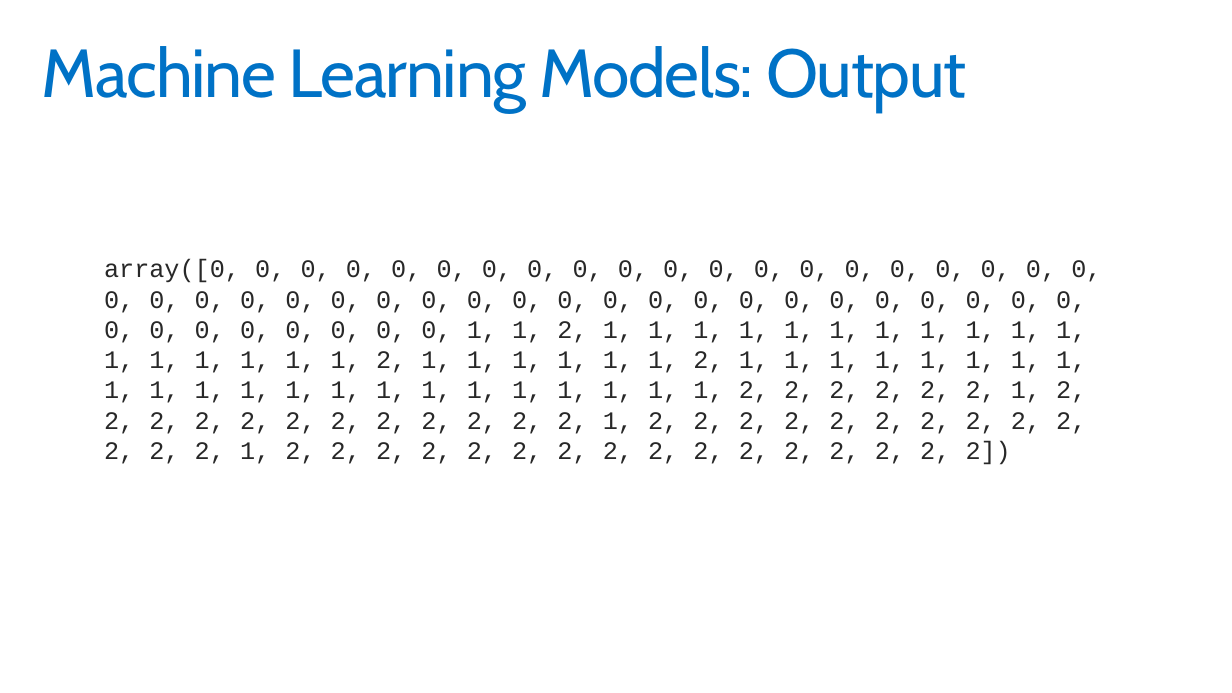
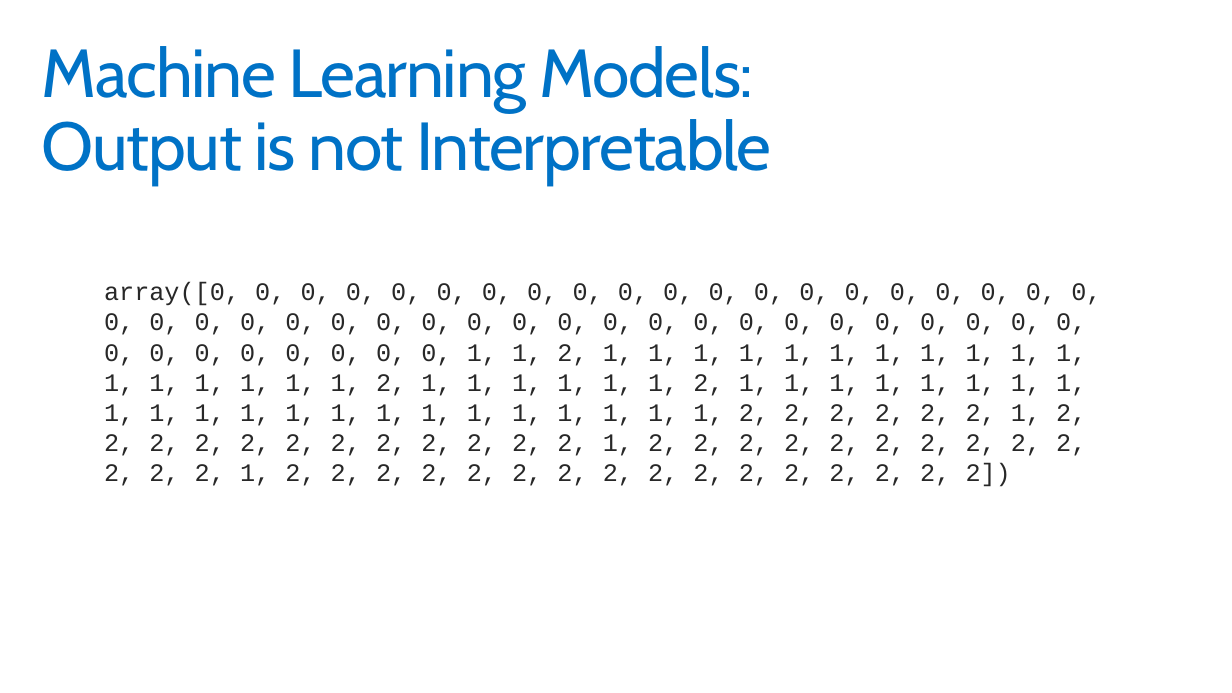
Before and after one commit to PKing70/LIMEaid, a slide deck: slide 5 of docs/Data515TechReview.pptx. Drawn at 1232x693 pixels with LibreOffice and Linux fonts; fonts in the diff are those of the drawing; background and template pictures are left out. Boxes give left, top, right and bottom in pixels: in the first picture for what was removed or moved away, otherwise in the second. Text is boxed around its words. In the diff, an @@ line names an element or a change of style, - is before the commit and + after.

```diff
--- a/docs/Data515TechReview.pptx
+++ b/docs/Data515TechReview.pptx
@@ title at (42, 46, 771, 186): text changed @@
-Machine Learning Models: Output
+Machine Learning Models:
+Output is not Interpretable
@@ text "array([0, 0, 0, 0, 0, ...": place and size @@
-text "array([0, 0, 0, 0, 0, ..." at (104, 259, 1101, 465)
+text "array([0, 0, 0, 0, 0, ..." at (104, 282, 1101, 487)
```
Also in this commit, not shown: 2 other slides changed.
